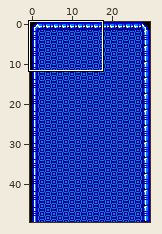
A Tiled map gets an edit: assets/level-01-background.tmx. Above, an overview of the earlier version with the close-up marked.
Close-up. Earlier state:
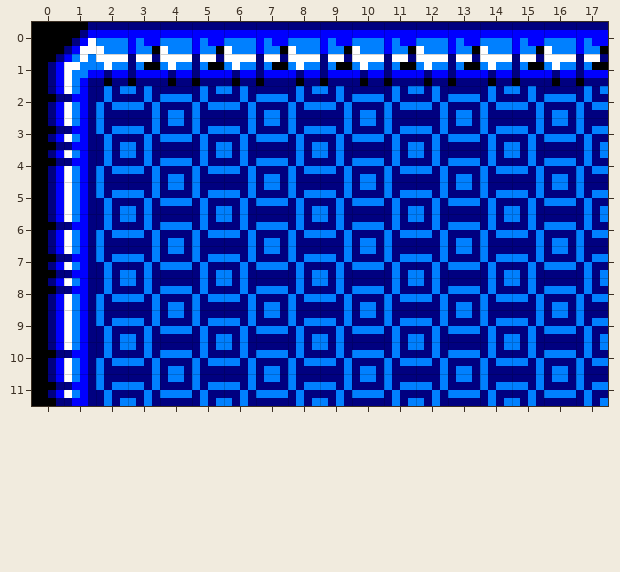
Cells are 4x4 px. Shown: x 0..17, y 0..11. The commit also changed other parts of the map, which this record leaves out. Tiles whose own drawing changed are shown in their newer look in all pictures.
Once edited:
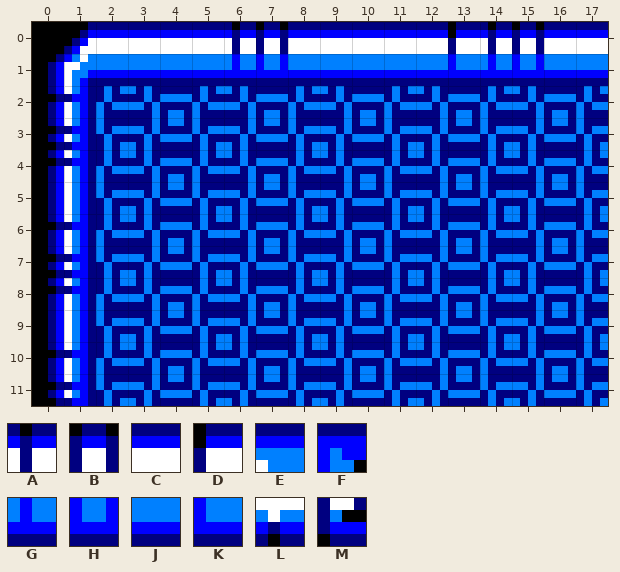
Key: from "tileset": A 80, B 81, C 82, D 83, E 85, F 86, G 100, H 101, J 102, K 103, L 105, M 106.
_ is an empty cell.
The exact change:
Layer "Tile Layer 1":
y 0: x 2..17 EFEFEFEFEFEFEFEF -> CCCCABCCCCCDABCC
y 1: x 2..17 LMLMLMLMLMLMLMLM -> JJJJGHJJJJJKGHJJ
Boxes around the changes in both close-ups, in picture pixels (x1, y1, x2, y2):
changed: (96, 22, 608, 86)
